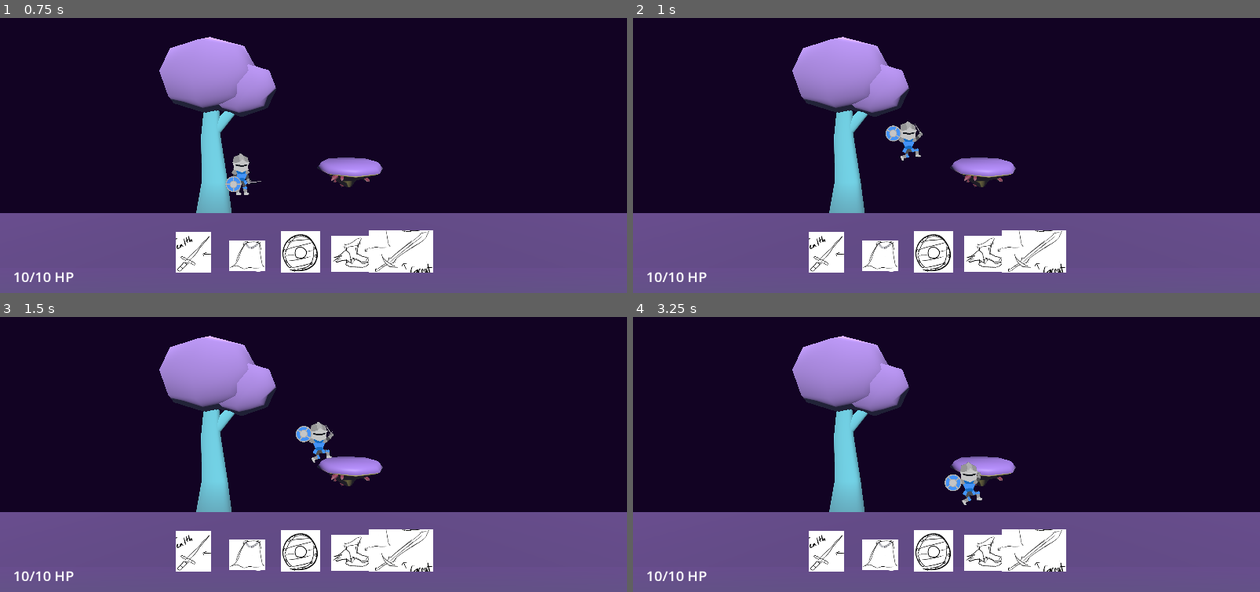
Above: before the commit, frames 1-4 (two rows, left to right).
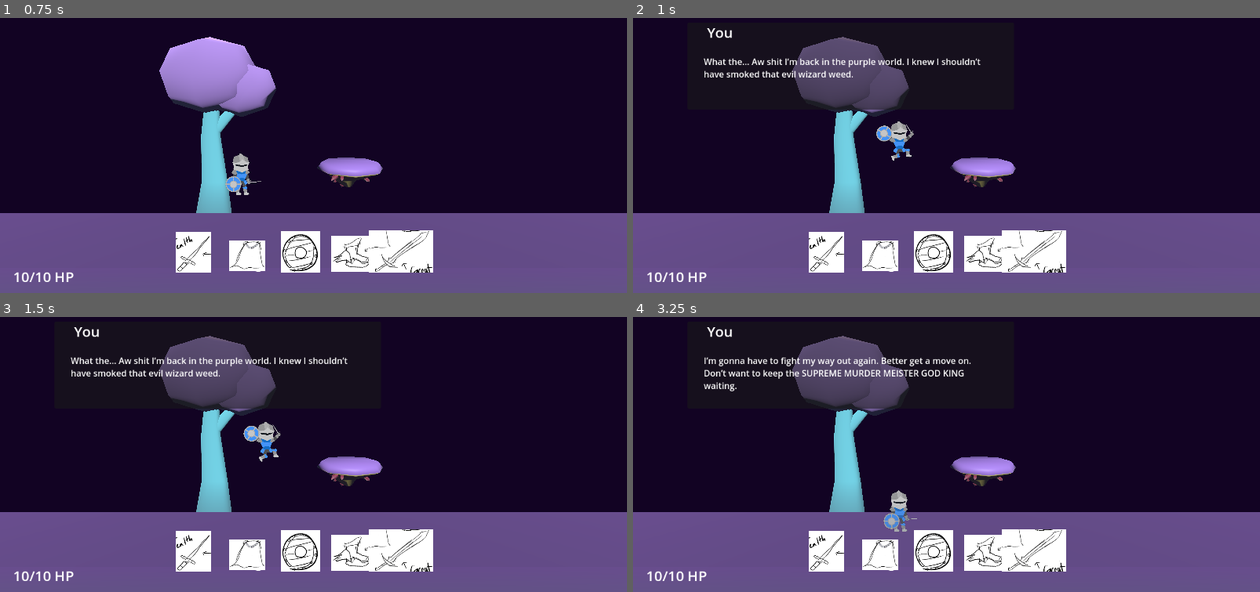
Above: after the commit, the same moments.

Repository: greatbrick0/SacrificeJam1
Game: Godot game, scene res://Scenes/main_level.tscn
Two runs of this game, one before a commit and one after it. Both use one fixed random seed, a clock stepped at 60 frames per second and the inputs below.
Inputs:
- Up to frame 1 (0.75 s): tap Enter at 0.5 s; hold D (MoveRight) from 0.53 s (still down); hold Space (Jump) from 0.53 s (still down)
- Up to frame 2 (1 s): keep holding D (MoveRight); keep holding Space (Jump)
- Up to frame 3 (1.5 s): tap I at 1.25 s; release D (MoveRight) at 1.28 s; release Space (Jump) at 1.28 s; hold S (MoveDown) from 1.28 s (still down); tap E (Ability) at 1.35 s
- Up to frame 4 (3.25 s): tap Space (Jump) at 1.52, 1.55, 1.82, 2.3, 2.85, 3.02 s; tap I at 2 s; release S (MoveDown) at 2.03 s; hold D (MoveRight) 2.03-2.78 s; hold Q (Parry) 2.03-2.78 s; hold W (MoveUp) from 2.78 s (still down)

Frame 1 is identical in both runs. In frame 2, 4.8% of the frame differs, in the area x 11-56%, y 3-52%; in frame 3, 5.1%; in frame 4, 5.4%, in the area x 11-56%, y 3-79%.

Commit message:
Auto stash before merge of "main" and "origin/main"

Diff:
--- a/Scenes/Rest Sections/rest_area_1.tscn
+++ b/Scenes/Rest Sections/rest_area_1.tscn
@@ -1,5 +1,6 @@
-[gd_scene load_steps=7 format=3 uid="uid://dei8s2ib5kt7m"]
+[gd_scene load_steps=9 format=3 uid="uid://dei8s2ib5kt7m"]
 
+[ext_resource type="Script" path="res://Scripts/rest_area.gd" id="1_1se37"]
 [ext_resource type="PackedScene" uid="uid://eep5xdbde5p4" path="res://Art/Models/Tree.glb" id="1_5w3g0"]
 [ext_resource type="Material" uid="uid://idfondkli3u7" path="res://Art/Purple.tres" id="1_b3n7s"]
 [ext_resource type="PackedScene" uid="uid://cn5qqi6pw675g" path="res://Art/Models/PlatformA.glb" id="1_xvgpj"]
@@ -12,7 +13,14 @@
 [sub_resource type="BoxShape3D" id="BoxShape3D_mki6f"]
 size = Vector3(3, 1, 2)
 
+[sub_resource type="BoxShape3D" id="BoxShape3D_1h6gl"]
+size = Vector3(0.2, 30, 4)
+
 [node name="RestArea1" type="Node3D"]
+script = ExtResource("1_1se37")
+anims = Array[String](["", ""])
+dialogue = Array[String](["What the… Aw shit I’m back in the purple world. I knew I shouldn’t have smoked that evil wizard weed.", "I’m gonna have to fight my way out again. Better get a move on. Don’t want to keep the SUPREME MURDER MEISTER GOD KING waiting."])
+speaking = Array[String](["P", "P"])
 
 [node name="Path" type="Node3D" parent="."]
 
@@ -44,3 +52,100 @@
 
 [node name="Tree" parent="." instance=ExtResource("1_5w3g0")]
 transform = Transform3D(1.29557, -0.0265001, -0.0484784, 0.0287127, 1.59591, 0.0407783, 0.103305, -0.111227, 0.596646, -6.66692, -1.85343, -6.552)
+
+[node name="DialoguePoint" type="Area3D" parent="."]
+transform = Transform3D(1, 0, 0, 0, 1, 0, 0, 0, 1, -2, 10, 0)
+collision_layer = 0
+collision_mask = 2
+
+[node name="CollisionShape3D" type="CollisionShape3D" parent="DialoguePoint"]
+shape = SubResource("BoxShape3D_1h6gl")
+
+[node name="Timer" type="Timer" parent="."]
+one_shot = true
+
+[node name="Dialogue" type="Control" parent="."]
+layout_mode = 3
+anchors_preset = 15
+anchor_right = 1.0
+anchor_bottom = 1.0
+grow_horizontal = 2
+grow_vertical = 2
+
+[node name="YouPanel" type="Panel" parent="Dialogue"]
+unique_name_in_owner = true
+layout_mode = 1
+anchors_preset = 4
+anchor_top = 0.5
+anchor_bottom = 0.5
+offset_left = 100.0
+offset_top = -174.0
+offset_right = 700.0
+offset_bottom = -14.0
+grow_vertical = 2
+
+[node name="Label" type="Label" parent="Dialogue/YouPanel"]
+layout_mode = 0
+offset_right = 120.0
+offset_bottom = 39.0
+theme_override_font_sizes/font_size = 26
+text = "You"
+horizontal_alignment = 1
+
+[node name="Label2" type="RichTextLabel" parent="Dialogue/YouPanel"]
+layout_mode = 1
+anchors_preset = 12
+anchor_top = 1.0
+anchor_right = 1.0
+anchor_bottom = 1.0
+offset_left = 30.0
+offset_top = -100.0
+offset_right = -30.0
+offset_bottom = -20.0
+grow_horizontal = 2
+grow_vertical = 0
+text = "Hi"
+
+[node name="StrangerPanel" type="Panel" parent="Dialogue"]
+unique_name_in_owner = true
+layout_mode = 1
+anchors_preset = 4
+anchor_top = 0.5
+anchor_bottom = 0.5
+offset_left = 452.0
+offset_top = -139.0
+offset_right = 1052.0
+offset_bottom = 21.0
+grow_vertical = 2
+
+[node name="Label" type="Label" parent="Dialogue/StrangerPanel"]
+layout_mode = 1
+anchors_preset = 1
+anchor_left = 1.0
+anchor_right = 1.0
+offset_left = -120.0
+offset_bottom = 39.0
+grow_horizontal = 0
+theme_override_font_sizes/font_size = 26
+text = "Stranger"
+horizontal_alignment = 1
+
+[node name="Label2" type="RichTextLabel" parent="Dialogue/StrangerPanel"]
+layout_mode = 1
+anchors_preset = 12
+anchor_top = 1.0
+anchor_right = 1.0
+anchor_bottom = 1.0
+offset_left = 30.0
+offset_top = -100.0
+offset_right = -30.0
+offset_bottom = -20.0
+grow_horizontal = 2
+grow_vertical = 0
+bbcode_enabled = true
+text = "Hi"
+
+[node name="AnimationPlayer" type="AnimationPlayer" parent="."]
+
+[connection signal="area_entered" from="DialoguePoint" to="." method="_on_dialogue_point_area_entered"]
+[connection signal="timeout" from="Timer" to="." method="_on_timer_timeout"]
--- /dev/null
+++ b/Scenes/Rest Sections/rest_area_2.tscn
@@ -0,0 +1,46 @@
+[gd_scene load_steps=7 format=3 uid="uid://cod3l4aycnuhb"]
+
+[ext_resource type="Material" uid="uid://idfondkli3u7" path="res://Art/Purple.tres" id="1_i1eng"]
+[ext_resource type="PackedScene" uid="uid://cn5qqi6pw675g" path="res://Art/Models/PlatformA.glb" id="2_i5jql"]
+[ext_resource type="PackedScene" uid="uid://eep5xdbde5p4" path="res://Art/Models/Tree.glb" id="3_gntln"]
+
+[sub_resource type="BoxMesh" id="BoxMesh_02o2l"]
+
+[sub_resource type="BoxShape3D" id="BoxShape3D_j6a77"]
+size = Vector3(30, 1, 4)
+
+[sub_resource type="BoxShape3D" id="BoxShape3D_mki6f"]
+size = Vector3(3, 1, 2)
+
+[node name="RestArea1" type="Node3D"]
+
+[node name="Path" type="Node3D" parent="."]
+
+[node name="MeshInstance3D" type="MeshInstance3D" parent="Path"]
+transform = Transform3D(50, 0, 0, 0, 10, 0, 0, 0, 4, 0, -6, 0)
+material_override = ExtResource("1_i1eng")
+mesh = SubResource("BoxMesh_02o2l")
+
+[node name="StaticBody3D" type="StaticBody3D" parent="Path"]
+transform = Transform3D(1, 0, 0, 0, 1, 0, 0, 0, 1, 0, -1.5, 0)
+collision_layer = 256
+collision_mask = 0
+
+[node name="CollisionShape3D" type="CollisionShape3D" parent="Path/StaticBody3D"]
+shape = SubResource("BoxShape3D_j6a77")
+
+[node name="Platforms" type="Node3D" parent="."]
+
+[node name="Platform2" type="StaticBody3D" parent="Platforms"]
+transform = Transform3D(1, 0, 0, 0, 1, 0, 0, 0, 1, 2, 2, -1)
+collision_layer = 256
+collision_mask = 0
+
+[node name="CollisionShape3D" type="CollisionShape3D" parent="Platforms/Platform2"]
+shape = SubResource("BoxShape3D_mki6f")
+
+[node name="PlatformA" parent="Platforms/Platform2" instance=ExtResource("2_i5jql")]
+transform = Transform3D(1.6, 0, 0, 0, 1.2, 0, 0, 0, 1.2, -4.23288, -3.15505, 0)
+
+[node name="Tree" parent="." instance=ExtResource("3_gntln")]
+transform = Transform3D(1.29557, -0.0265001, -0.0484784, 0.0287127, 1.59591, 0.0407783, 0.103305, -0.111227, 0.596646, -6.66692, -1.85343, -6.552)
--- a/Scenes/Rest Sections/toll_area.tscn
+++ b/Scenes/Rest Sections/toll_area.tscn
@@ -37,7 +37,7 @@
 [node name="Tree2" parent="." instance=ExtResource("2_yocxv")]
 transform = Transform3D(-0.7, 0, -3.17091e-08, 0, 0.7, 0, 1.05697e-07, 0, -0.21, -1.93747, -1.17644, -0.988492)
 
-[node name="TollPoint" type="Area3D" parent="."]
+[node name="TollPoint" type="Area3D" parent="." groups=["TollBooth"]]
 transform = Transform3D(1, 0, 0, 0, 1, 0, 0, 0, 1, -5, 10, 0)
 collision_layer = 0
 collision_mask = 2
--- a/Scripts/main_level.gd
+++ b/Scripts/main_level.gd
@@ -118,6 +118,7 @@
 func EndToll():
 	if(%Player.coinCount >= 7):
 		%Player.coinCount = 0
+		get_tree().get_first_node_in_group("TollBooth").get_child(0).set_deferred("disabled", true)
 	else:
 		%Player.global_position.x -= 0.5
 	%Player.inCutscene = false
--- /dev/null
+++ b/Scripts/rest_area.gd
@@ -0,0 +1,60 @@
+extends Node3D
+
+@export var anims: Array[String] = [""]
+@export var dialogue: Array[String] = [""]
+@export var speaking: Array[String] = ["P"]
+
+var tracker: int = 0
+var active: bool = false
+var canContinue: bool = false
+
+func _ready():
+	Speak()
+	$Dialogue.visible = false
+
+func _process(delta):
+	if(active):
+		if(Input.is_action_just_pressed("Jump") and canContinue):
+			tracker += 1
+			if(tracker >= len(dialogue)):
+				End()
+			else:
+				canContinue = false
+				$Timer.start()
+				Speak()
+
+func _on_dialogue_point_area_entered(area):
+	$DialoguePoint/CollisionShape3D.set_deferred("disabled", true)
+	$Dialogue.visible = true
+	get_tree().get_first_node_in_group("Player").inCutscene = true
+	active = true
+	$Timer.start()
+
+func _on_timer_timeout():
+	canContinue = true
+
+func Speak():
+	if(anims[tracker] != "" and anims[tracker] != null):
+		$AnimationPlayer.play(anims[tracker])
+
+	%YouPanel.get_child(1).text = dialogue[tracker]
+	%StrangerPanel.get_child(1).text = dialogue[tracker]
+	if(dialogue[tracker] == ""):
+		ShowChoice()
+
+	if(speaking[tracker] == "P"):
+		%YouPanel.visible = true
+		%StrangerPanel.visible = false
+	elif(speaking[tracker] == "S"):
+		%YouPanel.visible = false
+		%StrangerPanel.visible = true
+	elif(speaking[tracker] == "N"):
+		%YouPanel.visible = false
+		%StrangerPanel.visible = false
+
+func ShowChoice():
+	pass
+
+func End():
+	$Dialogue.visible = false
+	get_tree().get_first_node_in_group("Player").inCutscene = false
